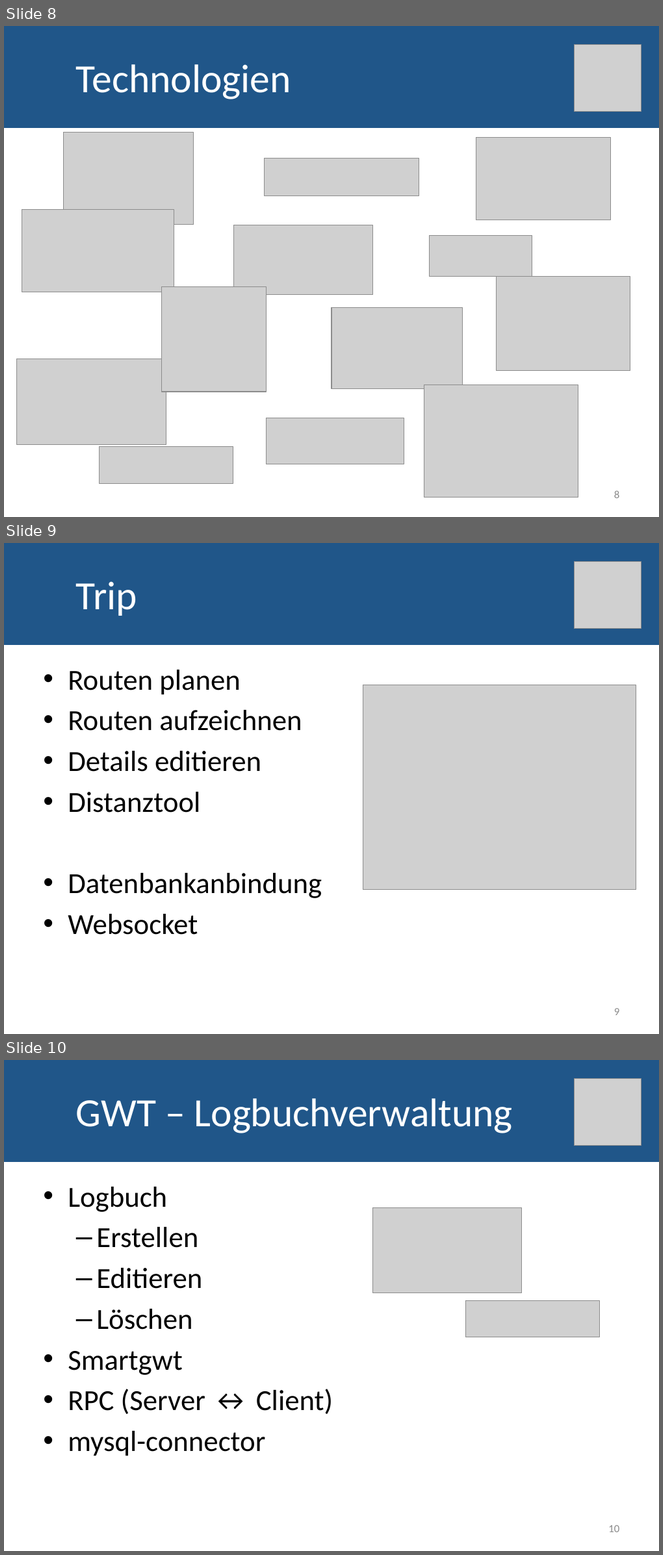
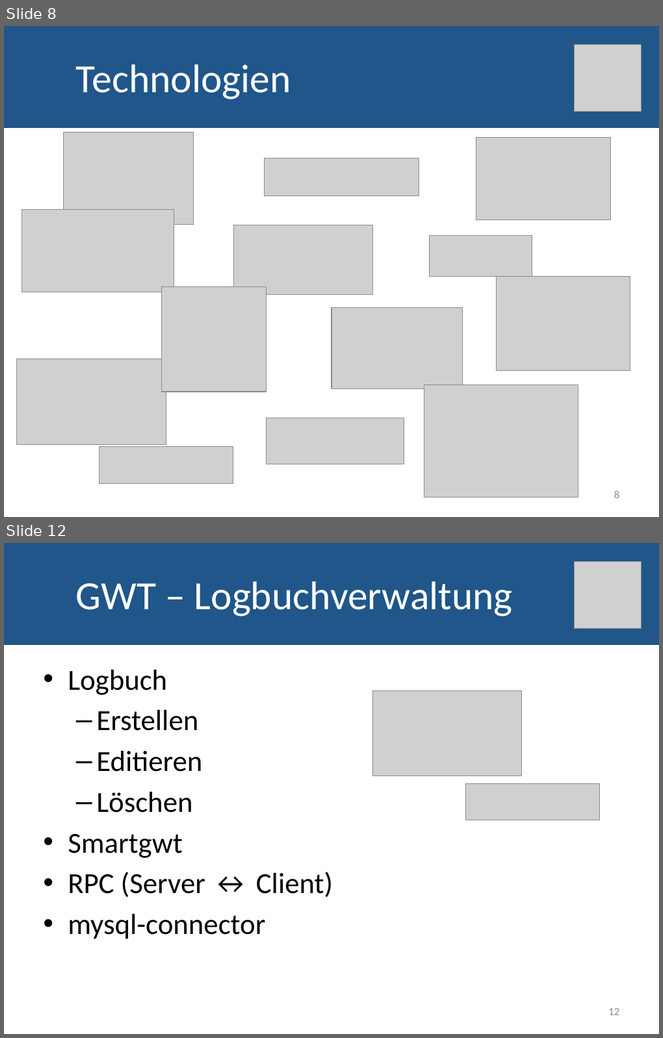
Before and after one commit to JoHae/htwg.seapal.akjjjh, a slide deck: docs/Seapal_Praesi.pptx. Shown one above the other, each under a label of ours: slides 8, 9 and 10 before the commit, slides 8 and 12 after it; the slides between them are not shown. The pictures are 663x1555 and 663x1038 pixels, drawn with LibreOffice and Linux fonts; fonts in the diff are those of the drawing; grey boxes stand for pictures. Boxes give left, top, right and bottom in pixels: in the first picture for what was removed or moved away, otherwise in the second. Text is boxed around its words. In the diff, an @@ line names an element or a change of style, - is before the commit and + after.

```diff
--- a/docs/Seapal_Praesi.pptx
+++ b/docs/Seapal_Praesi.pptx
@@ slide 9 removed at (4, 543, 659, 1034), background #FFFFFF @@
@@ rectangle removed at (4, 543, 659, 644) @@
-Trip
@@ picture removed at (574, 562, 641, 629) @@
@@ text removed at (68, 670, 322, 935) @@
-• Routen planen
-• Routen aufzeichnen
-• Details editieren
-• Distanztool
-• Datenbankanbindung
-• Websocket
@@ picture removed at (363, 685, 636, 889) @@
@@ page number removed at (614, 1008, 620, 1016) @@
-9
@@ what was slide 10 is now slide 12 @@
@@ page number at (608, 1008, 620, 1016): text changed @@
-10
+12
```
Also in this commit, not shown: 3 slides changed, 4 slides added, 1 other slide removed, 46 other files.
